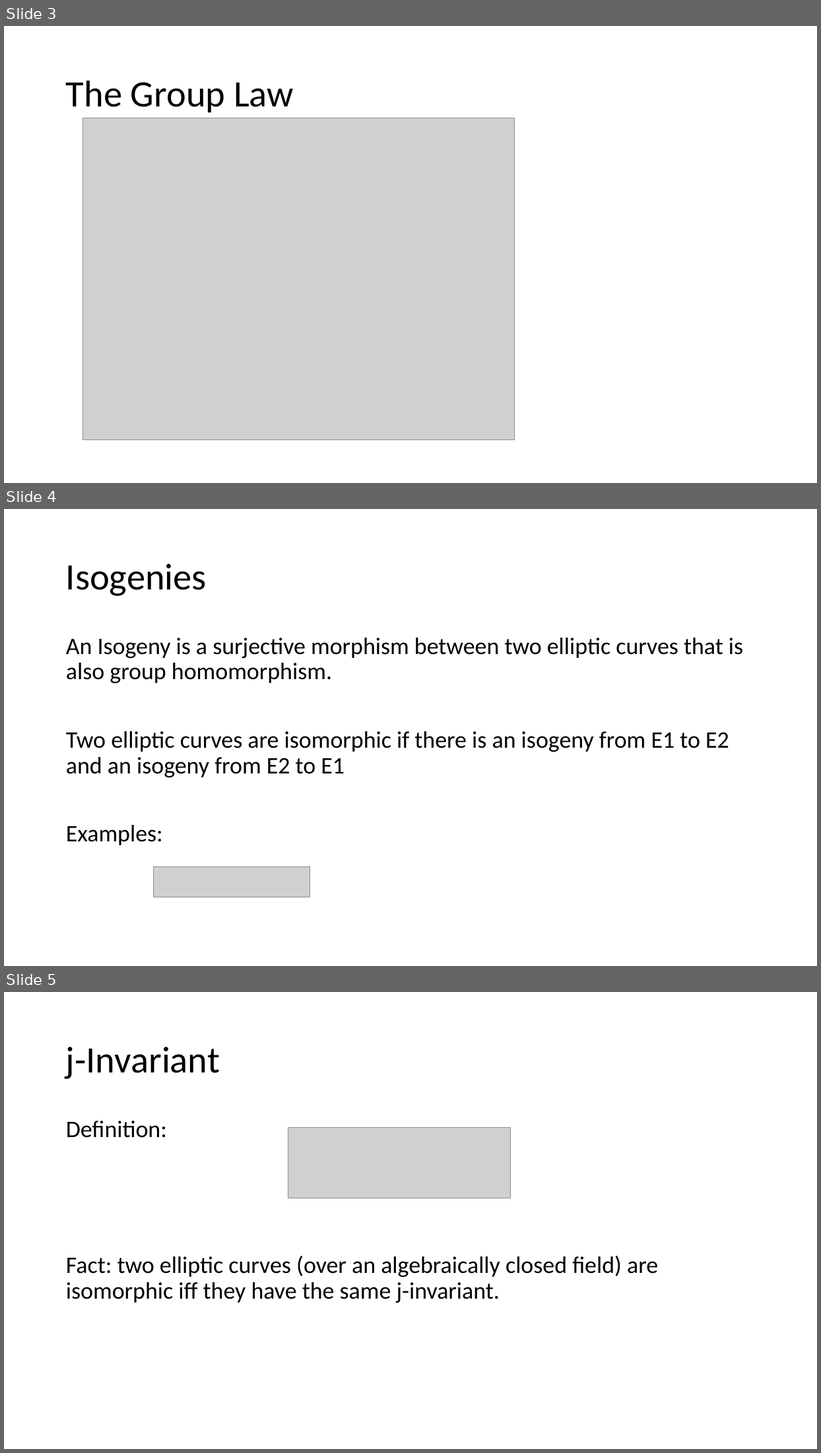
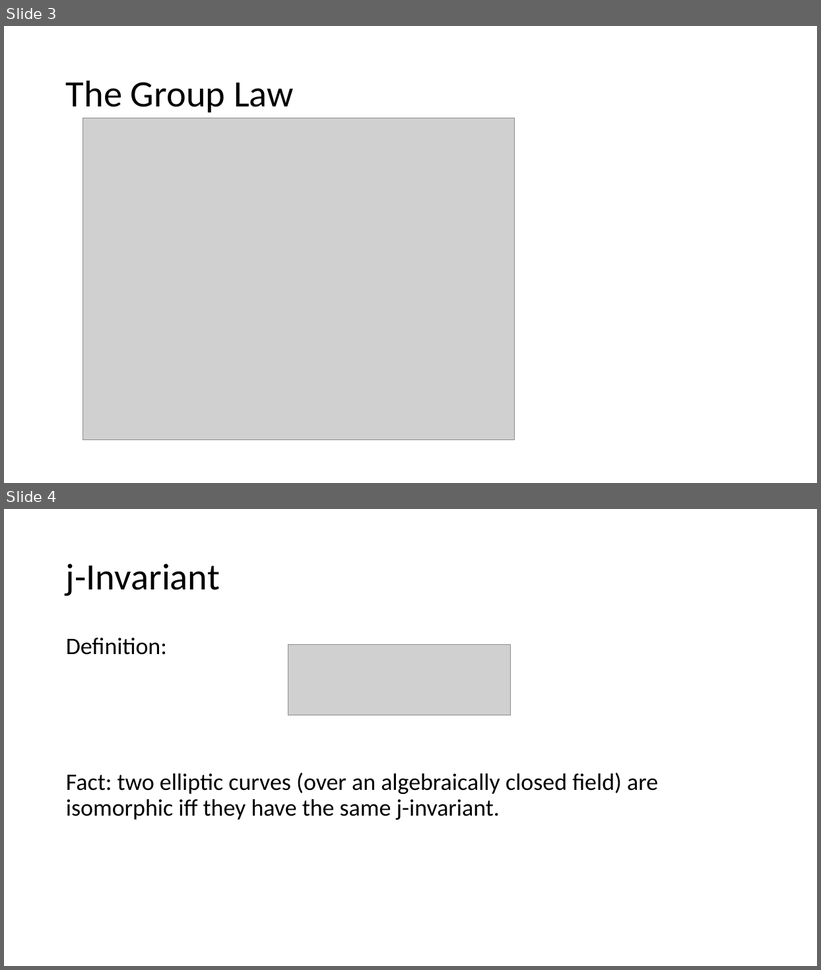
Before and after one commit to Srizzle/CS276-Project-Writeup, a slide deck: Presentation.ppt.pptx. Shown one above the other, each under a label of ours: slides 3, 4 and 5 before the commit, slides 3 and 4 after it. The pictures are 821x1453 and 821x970 pixels, drawn with LibreOffice and Linux fonts; fonts in the diff are those of the drawing; grey boxes stand for pictures. Boxes give left, top, right and bottom in pixels: in the first picture for what was removed or moved away, otherwise in the second. Text is boxed around its words. In the diff, an @@ line names an element or a change of style, - is before the commit and + after.

```diff
--- a/Presentation.ppt.pptx
+++ b/Presentation.ppt.pptx
@@ slide 4 removed at <box>4,509,817,966</box>, background #FFFFFF @@
@@ title removed at <box>66,564,207,596</box> @@
-Isogenies
@@ text removed at <box>66,638,743,846</box> @@
-An Isogeny is a surjective morphism between two elliptic curves that is also group homomorphism.
-Two elliptic curves are isomorphic if there is an isogeny from E1 to E2 and an isogeny from E2 to E1
-Examples:
@@ picture removed at <box>153,867,310,898</box> @@
@@ what was slide 5 is now slide 4 @@
```
Also in this commit, not shown: 1 slide changed, 3 slides added, 5 other slides removed, 8 other files.
